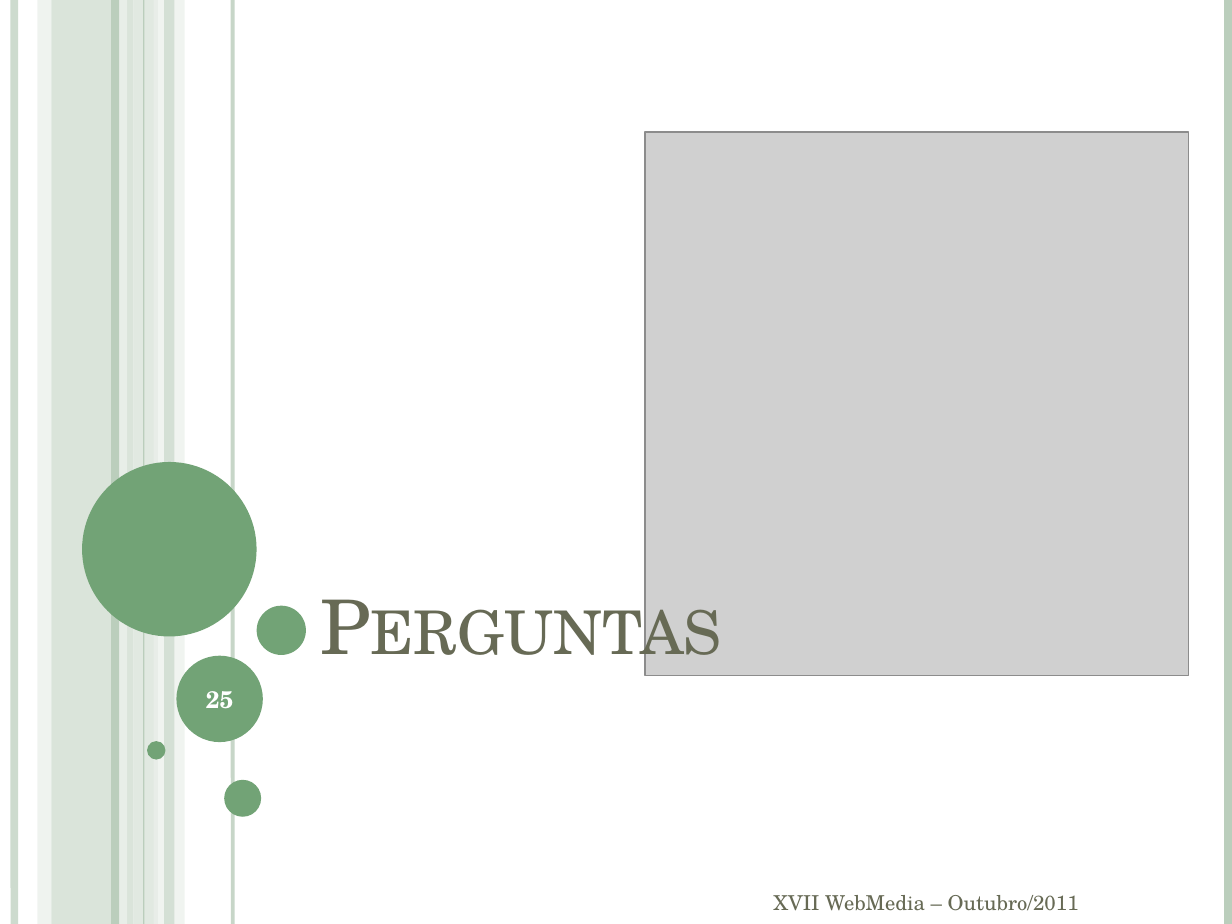
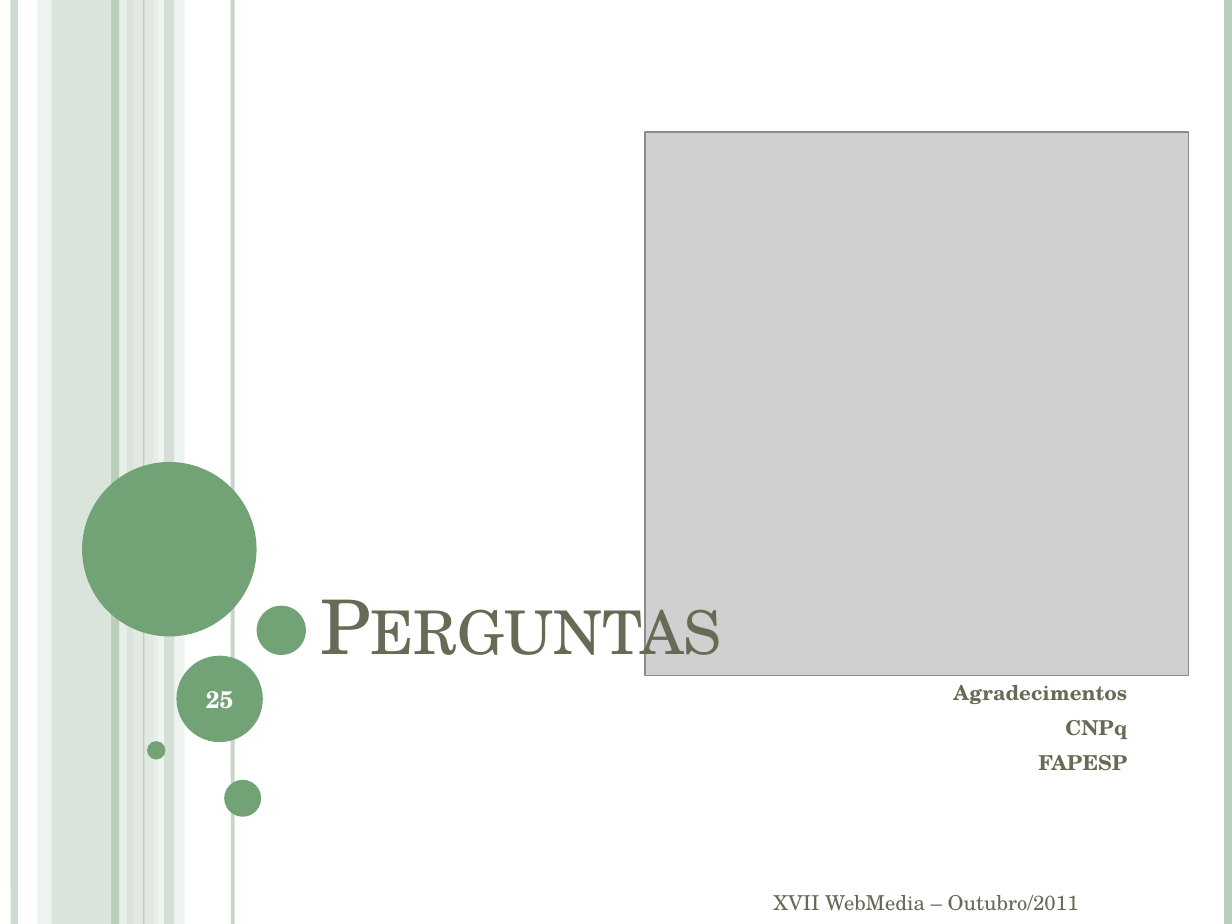
Before and after one commit to andrecurvello/tests-zingarelli, a slide deck: slide 25 of 1-Meus-Artigos/WebMedia11/apresentaçãoBR.pptx. Drawn at 1232x924 pixels with LibreOffice and Linux fonts; fonts in the diff are those of the drawing; grey boxes stand for pictures. Boxes give left, top, right and bottom in pixels: in the first picture for what was removed or moved away, otherwise in the second. Text is boxed around its words. In the diff, an @@ line names an element or a change of style, - is before the commit and + after.

Commit message:
WebMedia - inclusão de agradecimentos

```diff
--- a/1-Meus-Artigos/WebMedia11/apresentaçãoBR.pptx
+++ b/1-Meus-Artigos/WebMedia11/apresentaçãoBR.pptx
@@ subtitle added at box(953, 685, 1127, 771), 12 pt, text #676A55, bold @@
+Agradecimentos
+CNPq
+FAPESP
```
Also in this commit, not shown: 1 other file.
